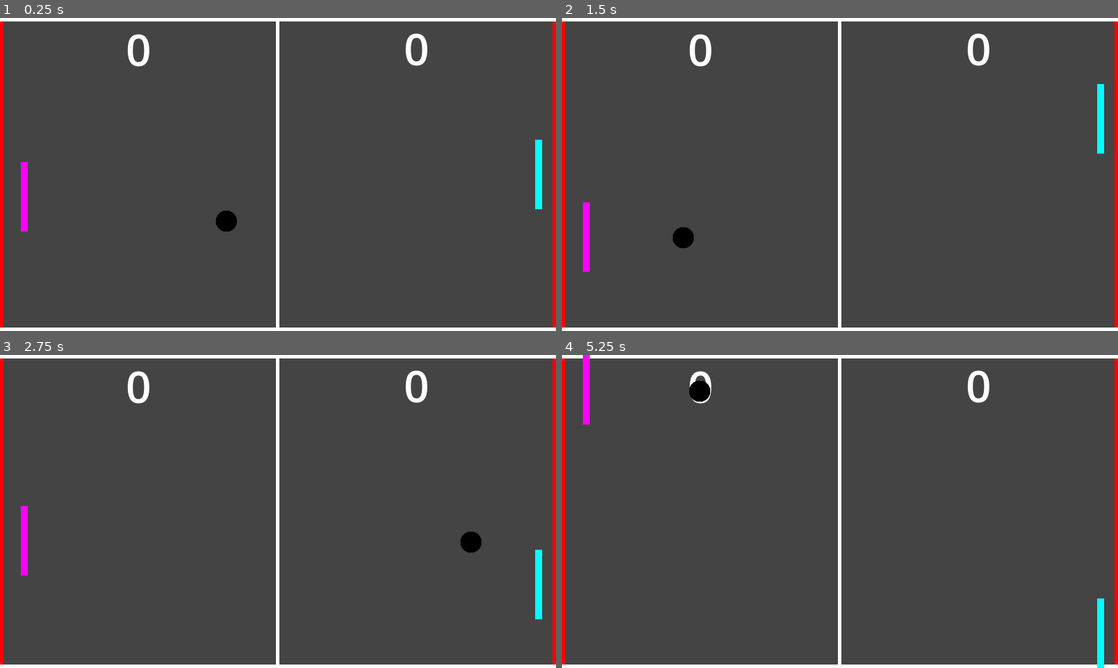
Above: before the commit, frames 1-4 (two rows, left to right).
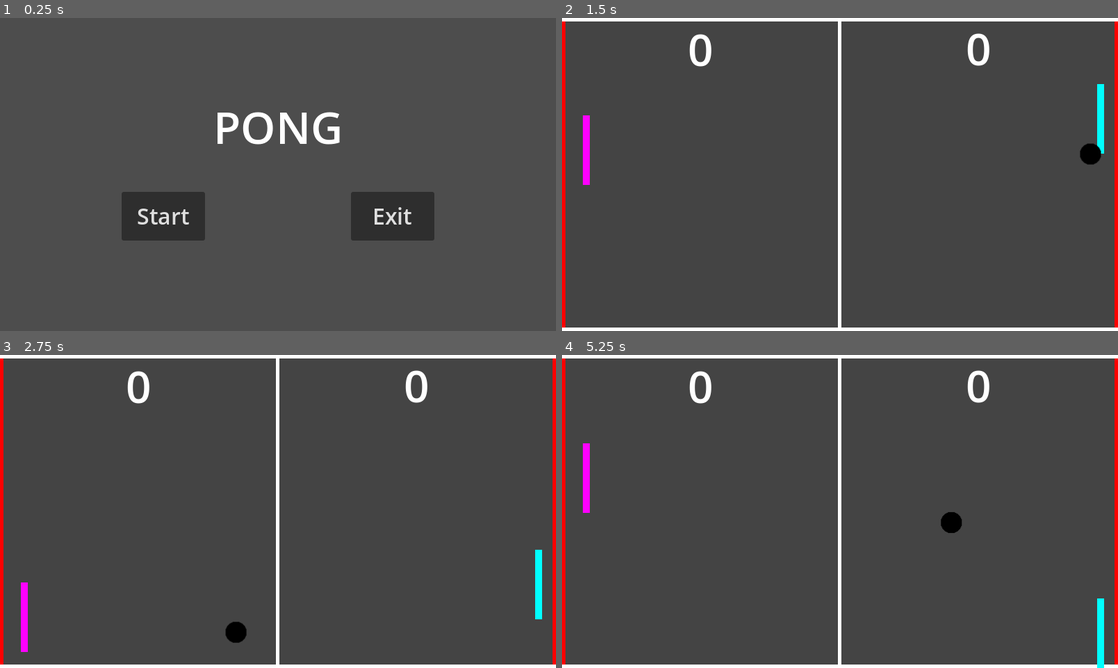
Above: after the commit, the same moments.

Repository: ittokunvim/example-godot
Game: Godot game, scene res://mainmenu.tscn
The game is run twice, just before and just after one commit, with the same random seed, the same clock (stepped at 60 frames per second) and the same inputs. Before the commit the project starts from res://pong.tscn.
Inputs (mouse positions are in pixels of both pictures, inside the frame that each line leads up to):
- Up to frame 1 (0.25 s): no input
- Up to frame 2 (1.5 s): click (723, 215) at 0.5 s, where only the run after the commit has a clickable "Start"; hold Up (player_move_up) from 1.28 s (still down)
- Up to frame 3 (2.75 s): release Up (player_move_up) at 2.03 s; hold Down (player_move_down) from 2.03 s (still down)
- Up to frame 4 (5.25 s): release Down (player_move_down) at 2.78 s; hold Up (player_move_up) 2.78-4.28 s; hold Down (player_move_down) from 4.28 s (still down)

The runs differ from the first frame. In frame 1, 6.6% of the frame differs, in the area x 0-100%, y 0-100%; in frame 2, 1.0%; in frame 3, 1.0%; in frame 4, 1.0%.

Commit message:
add mainmenu.gd
Issue: #1

Diff:
--- /dev/null
+++ b/pong/mainmenu.gd
@@ -0,0 +1,11 @@
+extends Control
+
+
+@onready var pong = preload("res://pong.tscn")
+
+
+func _on_start_button_pressed() -> void:
+	Global.goto_scene(pong)
+
+func _on_exit_button_pressed() -> void:
+	get_tree().quit()
--- a/pong/project.godot
+++ b/pong/project.godot
@@ -11,7 +11,7 @@
 [application]
 
 config/name="pong"
-run/main_scene="uid://cbrve2j7ssaiq"
+run/main_scene="uid://ba7kja2xmkxth"
 config/features=PackedStringArray("4.6", "Forward Plus")
 config/icon="res://icon.svg"
 
Not shown, added: pong/mainmenu.gd.uid
